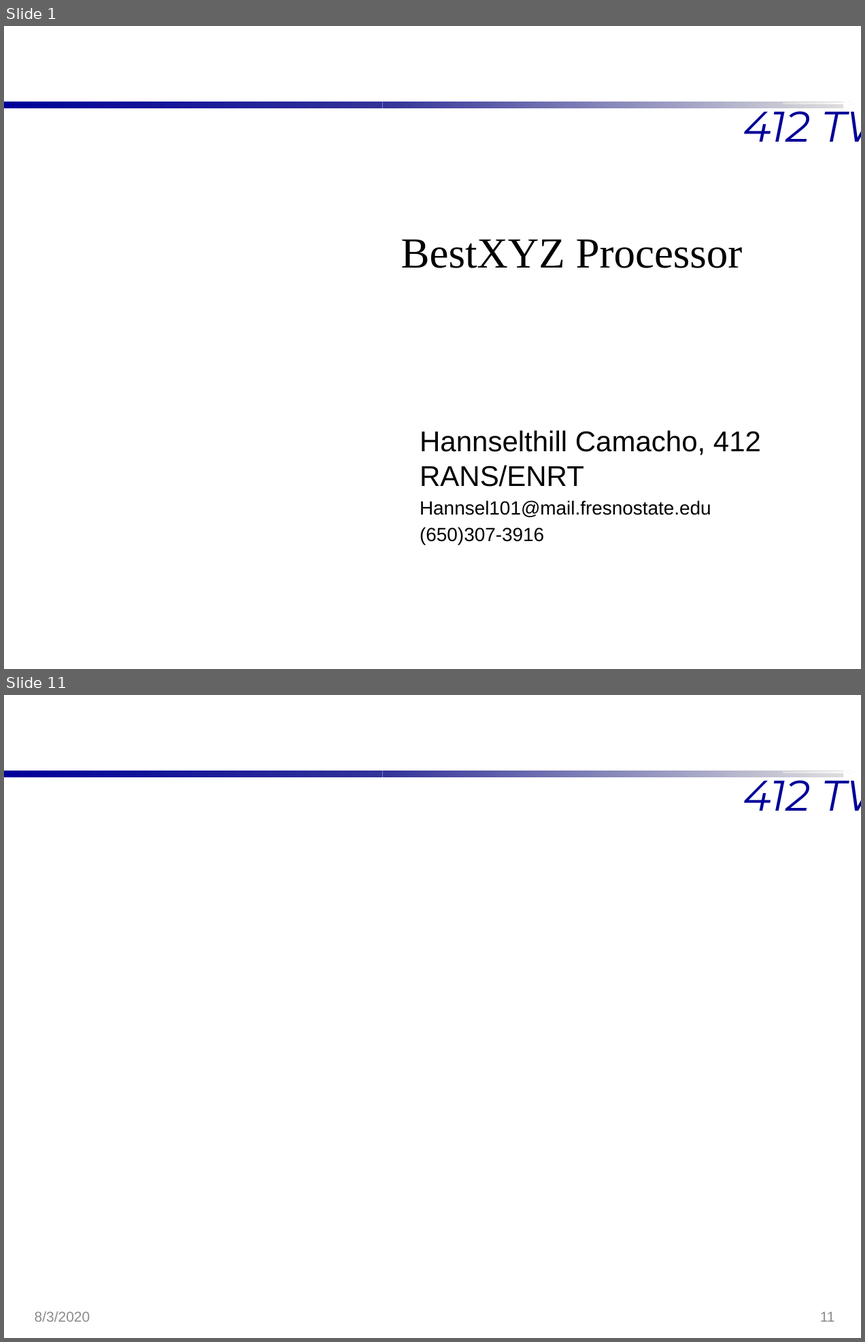
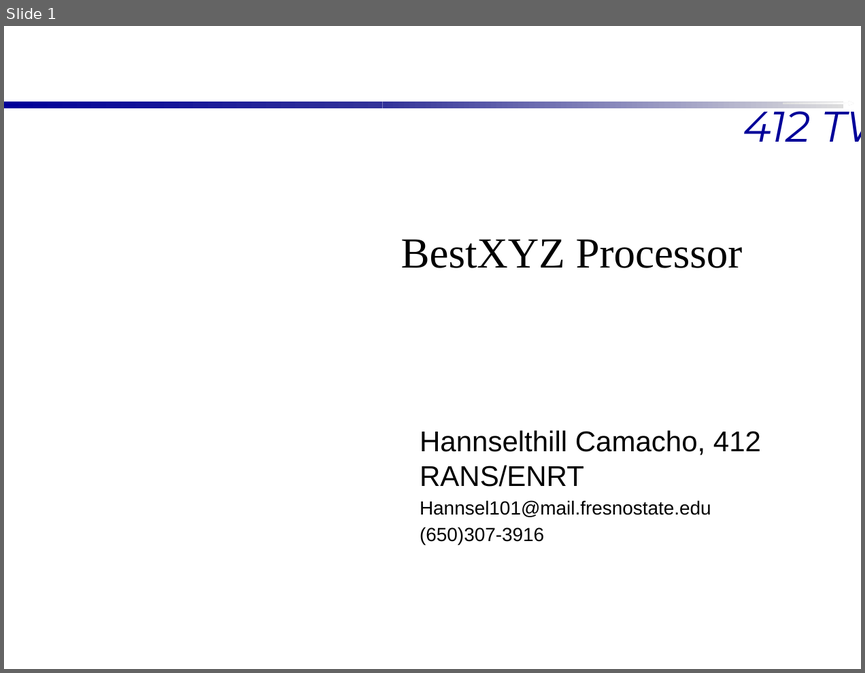
Before and after one commit to Hannsel101/PCIP_Intern_Proj_1, a slide deck: BestXYZ_Presentation.pptx. Shown one above the other, each under a label of ours: slides 1 and 11 before the commit, slide 1 after it; the slides between them are not shown. The pictures are 865x1342 and 865x673 pixels, drawn with LibreOffice and Linux fonts; fonts in the diff are those of the drawing; background and template pictures are left out. Boxes give left, top, right and bottom in pixels: in the first picture for what was removed or moved away, otherwise in the second. Text is boxed around its words. In the diff, an @@ line names an element or a change of style, - is before the commit and + after.

```diff
--- a/BestXYZ_Presentation.pptx
+++ b/BestXYZ_Presentation.pptx
@@ slide 11 removed at (4,695,861,1338), background #FFFFFF; not listed: 4 template elements that a slide beside it also shows @@
@@ text removed at (35,1311,90,1321) @@
-8/3/2020
@@ page number removed at (820,1311,835,1321) @@
-11
```
Also in this commit, not shown: 15 slides changed, 7 other files.
